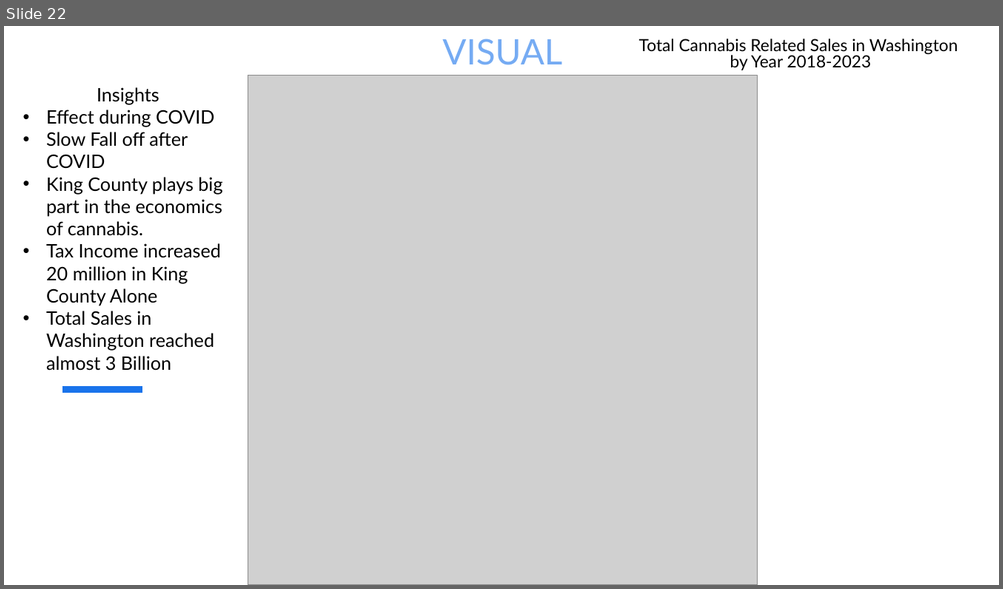
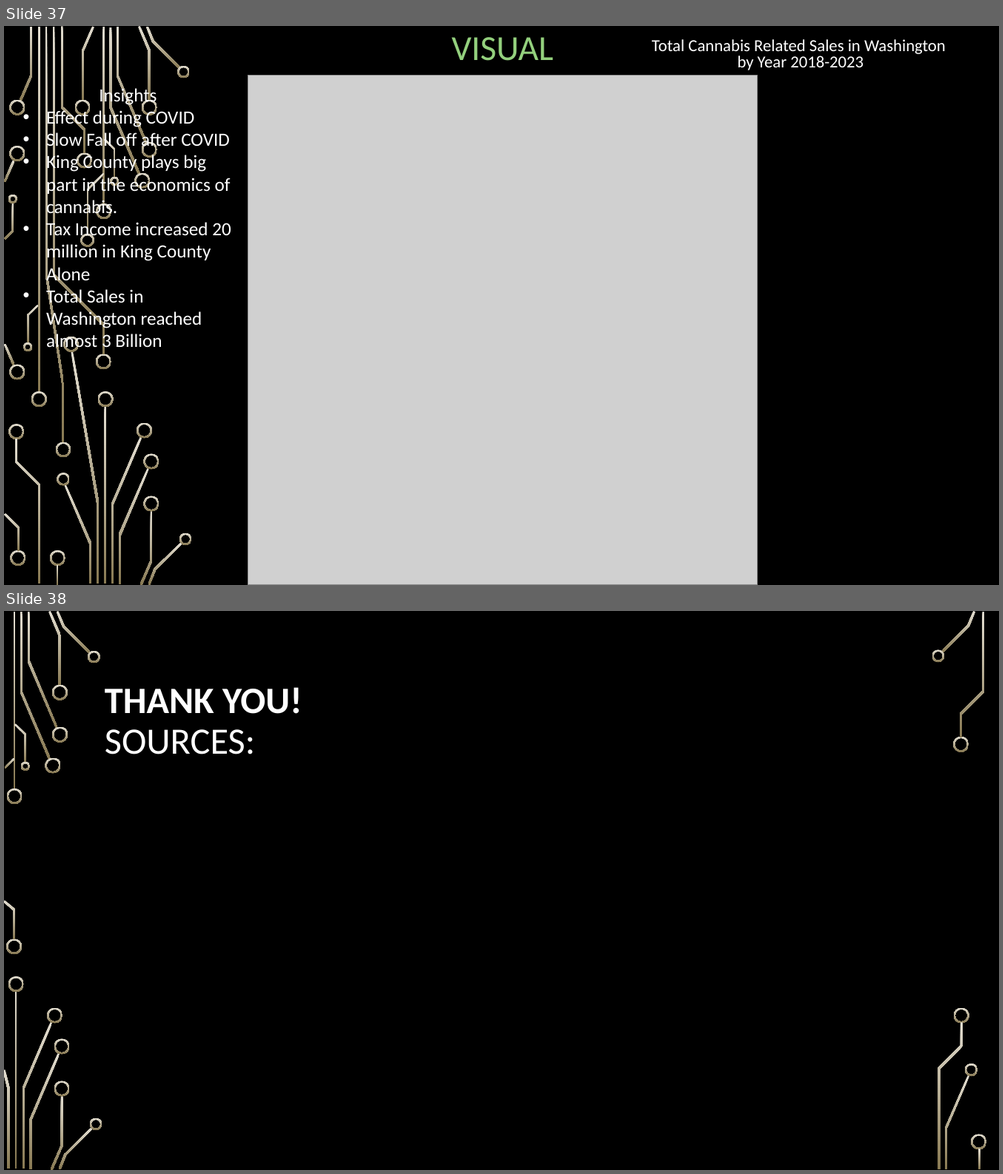
Before and after one commit to nood-leog/CS445-Group, a slide deck: Final Presentation Slides.pptx. Shown one above the other, each under a label of ours: slide 22 before the commit, slides 37 and 38 after it. The pictures are 1003x589 and 1003x1174 pixels, drawn with LibreOffice and Linux fonts; fonts in the diff are those of the drawing; grey boxes stand for pictures; background and template pictures are left out. Boxes give left, top, right and bottom in pixels: in the first picture for what was removed or moved away, otherwise in the second. Text is boxed around its words. In the diff, an @@ line names an element or a change of style, - is before the commit and + after.

```diff
--- a/Final Presentation Slides.pptx
+++ b/Final Presentation Slides.pptx
@@ slide 38 added at (4,611,999,1170), background picture (left out) @@
@@ title added at (105,687,302,755), 36 pt, text #FFFFFF, bold @@
+THANK YOU!
+SOURCES:
@@ group added at (4,611,987,1170): 33 freeform shapes, 3 rectangles @@
@@ what was slide 22 is now slide 37 @@
@@ slide 37 changed as well @@
@@ background #FFFFFF to picture (left out) @@
@@ title "VISUAL" at (452,37,554,61): font Lato to Calibri, text colour #75ABF3 to #93D07D; line spacing 1 to 0.9 @@
@@ text "Total Cannabis Related Sales in ..." at (652,39,945,70): font Lato to Calibri, text colour #000000 to #FFFFFF @@
@@ text "Insights" at (46,86,231,352): font Lato to Calibri, text colour #000000 to #FFFFFF @@
@@ line removed from (62, 390) to (142, 390) @@
@@ group added at (4,26,192,585): 50 freeform shapes, 4 rectangles @@
```
Also in this commit, not shown: 21 other slides changed, 15 other slides added.
